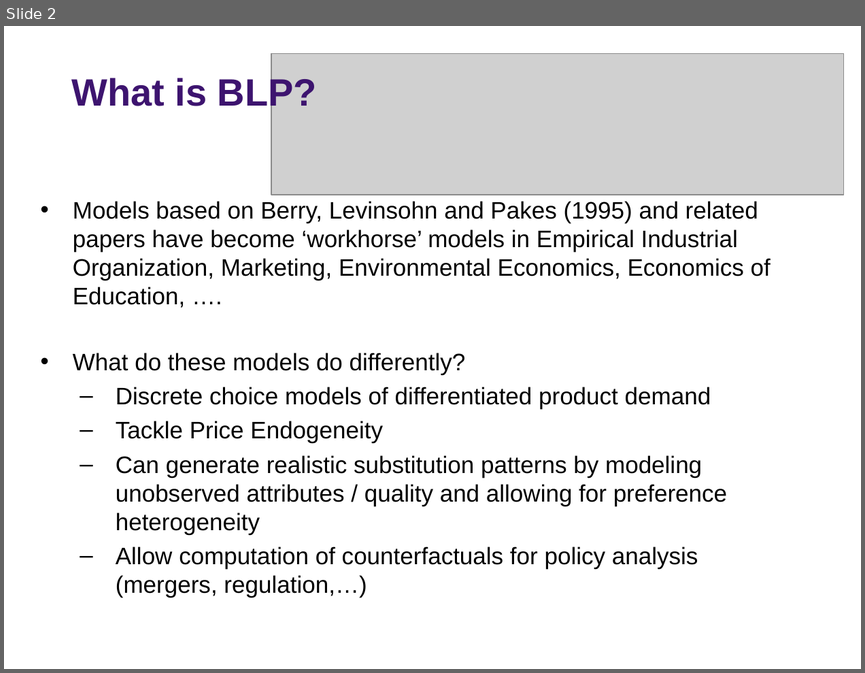
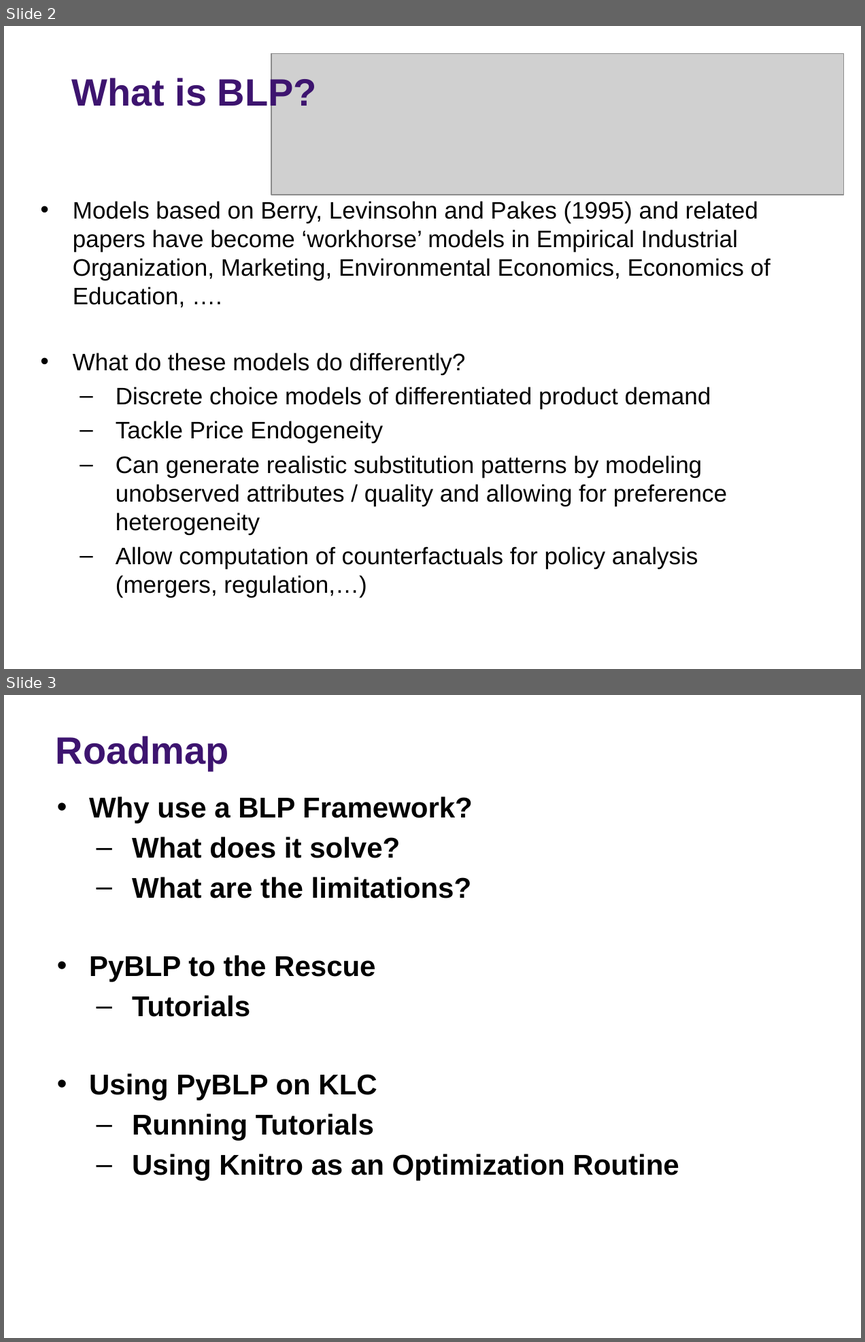
Before and after one commit to rs-kellogg/2023-phd-workshop, a slide deck: session-5-pyblp/Session 5 - PyBLP.pptx. Shown one above the other, each under a label of ours: slide 2 before the commit, slides 2 and 3 after it. The pictures are 865x673 and 865x1342 pixels, drawn with LibreOffice and Linux fonts; fonts in the diff are those of the drawing; grey boxes stand for pictures; background and template pictures are left out. Boxes give left, top, right and bottom in pixels: in the first picture for what was removed or moved away, otherwise in the second. Text is boxed around its words. In the diff, an @@ line names an element or a change of style, - is before the commit and + after.

```diff
--- a/session-5-pyblp/Session 5 - PyBLP.pptx
+++ b/session-5-pyblp/Session 5 - PyBLP.pptx
@@ slide 3 added at box(4, 695, 861, 1338), background picture (left out) @@
@@ title added at box(56, 736, 229, 770), 32 pt, text #3D146F, bold @@
+Roadmap
@@ text added at box(89, 796, 679, 1180), 24 pt, text #000000, bold @@
+• Why use a BLP Framework?
+  – What does it solve?
+  – What are the limitations?
+• PyBLP to the Rescue
+  – Tutorials
+• Using PyBLP on KLC
+  – Running Tutorials
+  – Using Knitro as an Optimization Routine
```
Also in this commit, not shown: 7 slides changed, 3 other slides added, 1 slide removed.
